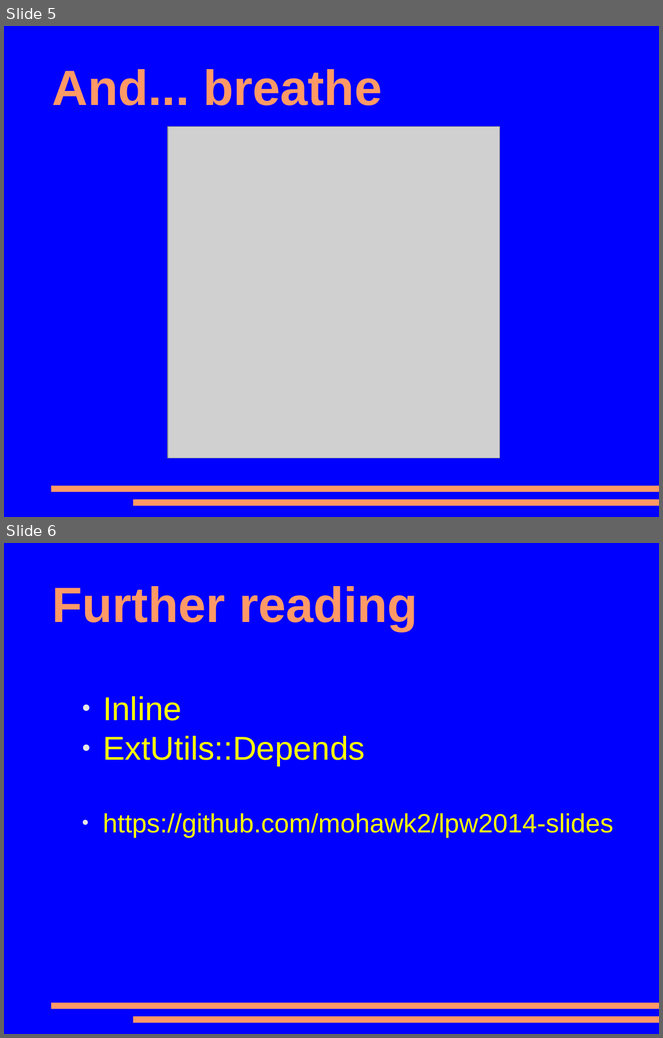
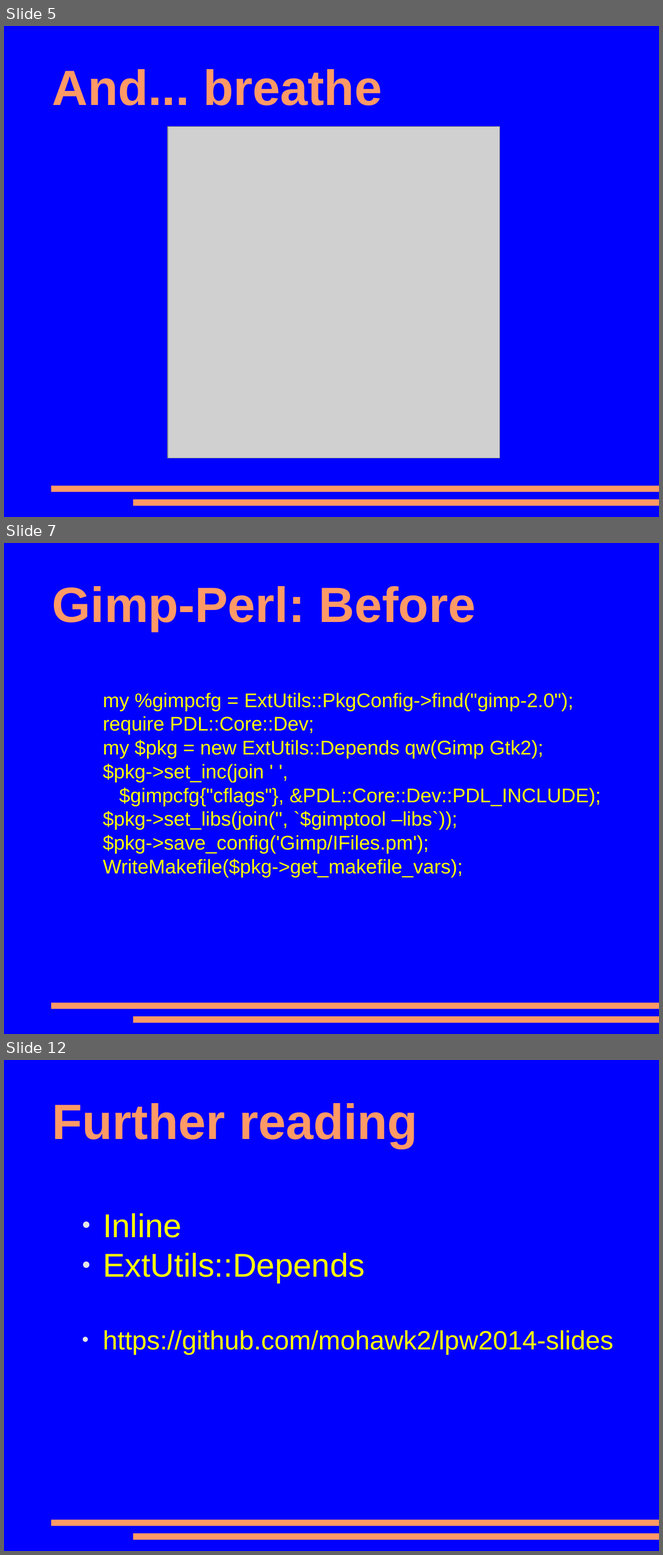
Before and after one commit to mohawk2/presentations, a slide deck: lpw2014-closinggaps.odp. Shown one above the other, each under a label of ours: slides 5 and 6 before the commit, slides 5, 7 and 12 after it; the slides between them are not shown. The pictures are 663x1038 and 663x1555 pixels, drawn with LibreOffice and Linux fonts; fonts in the diff are those of the drawing; grey boxes stand for pictures. Boxes give left, top, right and bottom in pixels: in the first picture for what was removed or moved away, otherwise in the second. Text is boxed around its words. In the diff, an @@ line names an element or a change of style, - is before the commit and + after.

```diff
--- a/lpw2014-closinggaps.odp
+++ b/lpw2014-closinggaps.odp
@@ slide 7 added at [4, 543, 659, 1034], background #0000FF; not listed: 2 template elements that a slide beside it also shows @@
@@ title added at [52, 586, 476, 631], 60 pt, text #FF9966, bold @@
+Gimp-Perl: Before
@@ text added at [103, 693, 601, 878], 24 pt, text #FFFF00 @@
+my %gimpcfg = ExtUtils::PkgConfig->find("gimp-2.0");
+require PDL::Core::Dev;
+my $pkg = new ExtUtils::Depends qw(Gimp Gtk2);
+$pkg->set_inc(join ' ',
+$gimpcfg{"cflags"}, &PDL::Core::Dev::PDL_INCLUDE);
+$pkg->set_libs(join('', `$gimptool –libs`));
+$pkg->save_config('Gimp/IFiles.pm');
+WriteMakefile($pkg->get_makefile_vars);
@@ what was slide 6 is now slide 12 @@
```
Also in this commit, not shown: 5 other slides added.
